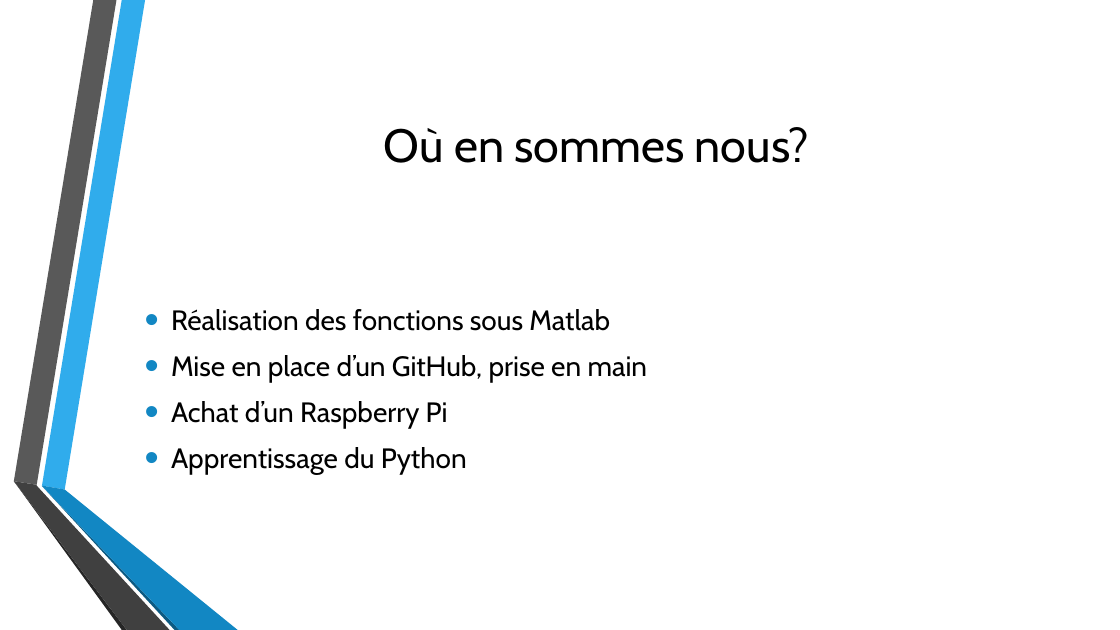
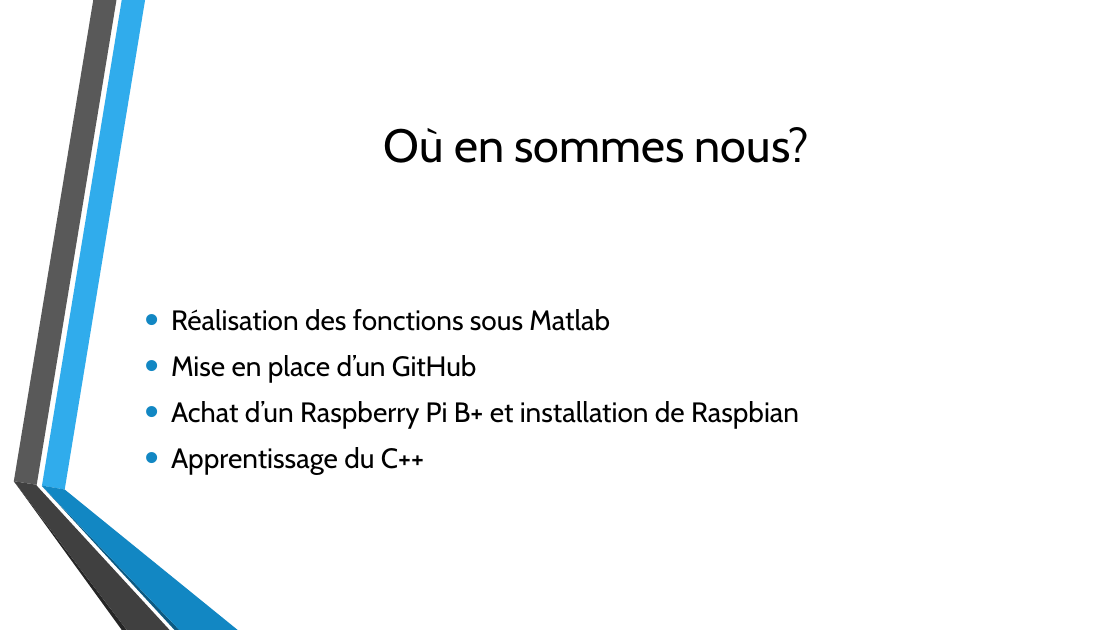
Before and after one commit to Bugro/CUBI, a slide deck: slide 7 of Com/Création et Utilisation d’un Billard Intelligent.pptx (slide 8 before the commit). Drawn at 1120x630 pixels with LibreOffice and Linux fonts; fonts in the diff are those of the drawing; background and template pictures are left out. Boxes give left, top, right and bottom in pixels: in the first picture for what was removed or moved away, otherwise in the second. Text is boxed around its words. In the diff, an @@ line names an element or a change of style, - is before the commit and + after.

```diff
--- a/Com/Création et Utilisation d’un Billard Intelligent.pptx
+++ b/Com/Création et Utilisation d’un Billard Intelligent.pptx
@@ text at (171,355,799,475): text changed @@
-• Mise en place d’un GitHub, prise en main
-• Achat d’un Raspberry Pi
-• Apprentissage du Python
+• Mise en place d’un GitHub
+• Achat d’un Raspberry Pi B+ et installation de Raspbian
+• Apprentissage du C++
```
Also in this commit, not shown: 1 other slide changed, 2 slides added, 2 slides removed, 1 other file.
